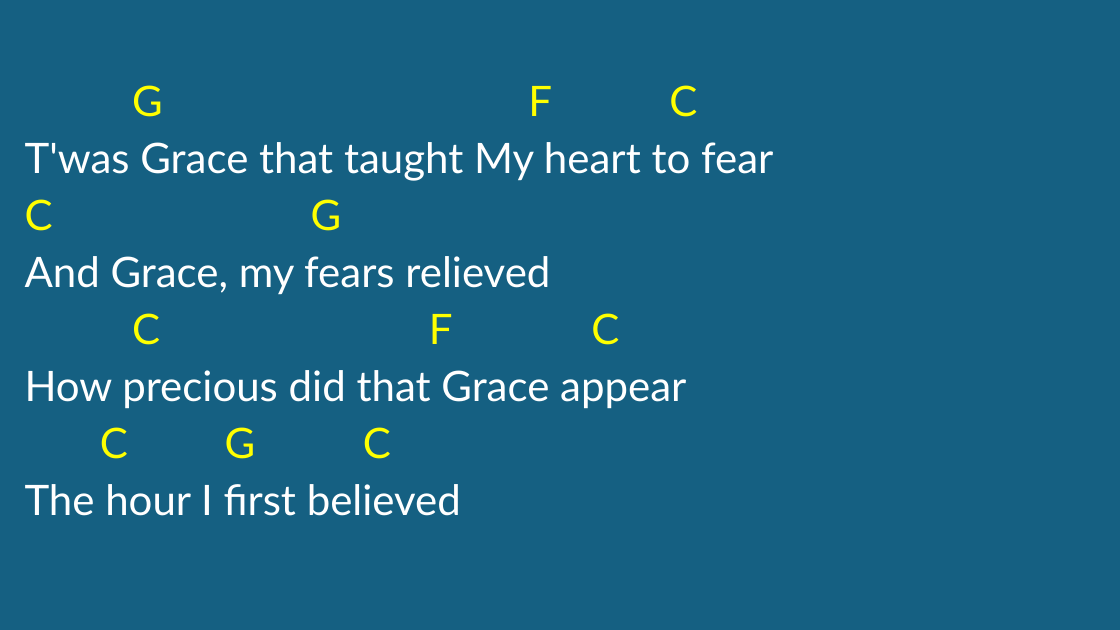
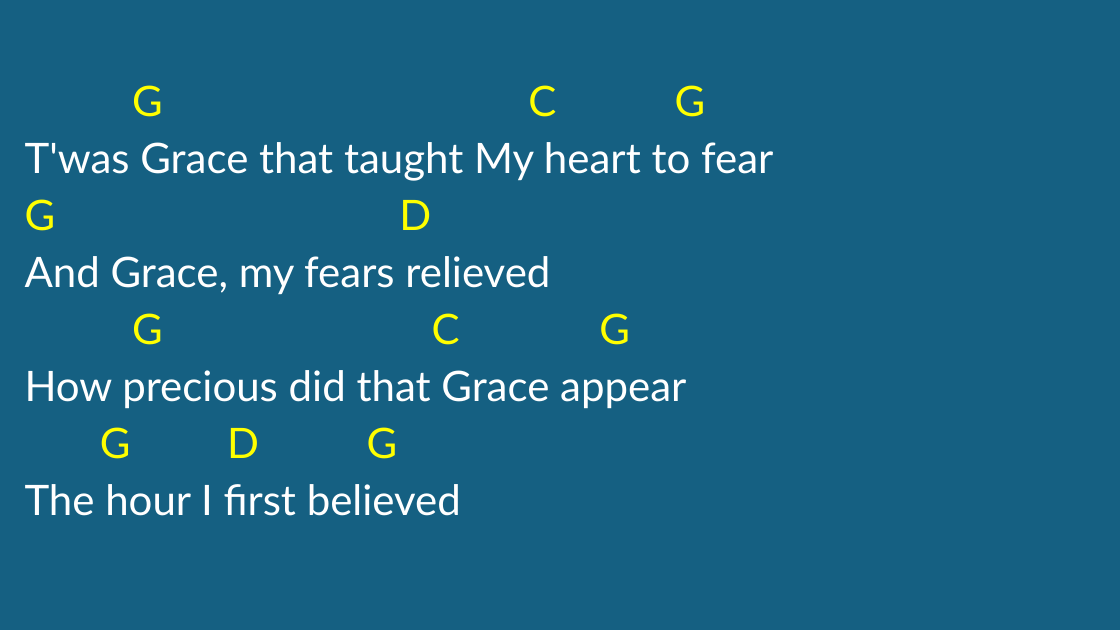
Before and after one commit to kendall412/worship, a slide deck: slide 3 of Amazing Grace-CH.pptx. Drawn at 1120x630 pixels with LibreOffice and Linux fonts; fonts in the diff are those of the drawing. Boxes give left, top, right and bottom in pixels: in the first picture for what was removed or moved away, otherwise in the second. Text is boxed around its words. In the diff, an @@ line names an element or a change of style, - is before the commit and + after.

```diff
--- a/Amazing Grace-CH.pptx
+++ b/Amazing Grace-CH.pptx
@@ subtitle at bbox=[132, 85, 706, 117]: text changed @@
-G F C
+G C G
@@ subtitle at bbox=[25, 199, 431, 231]: text changed @@
-C G
+G D
@@ subtitle at bbox=[132, 313, 630, 345]: text changed @@
-C F C
+G C G
@@ subtitle at bbox=[100, 427, 398, 459]: text changed @@
-C G C
+G D G
```
Also in this commit, not shown: 3 other slides changed, 3 other files.
